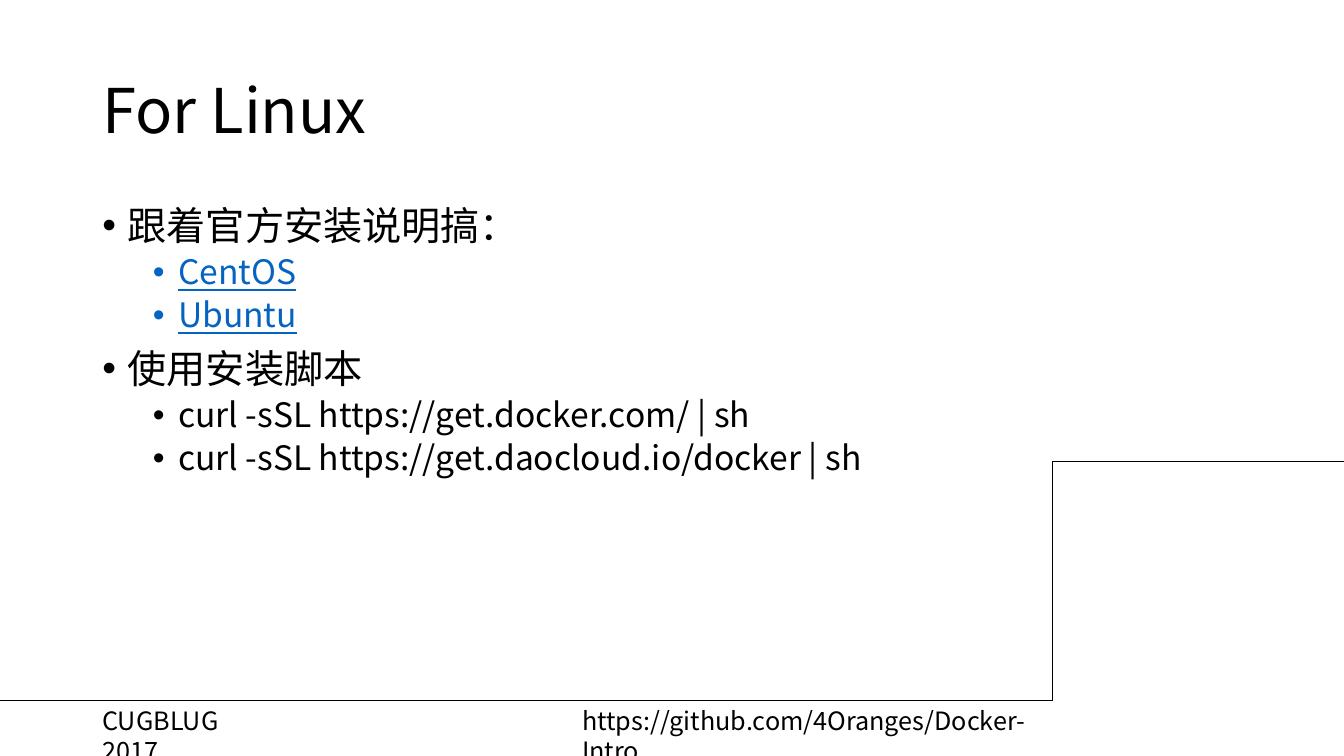
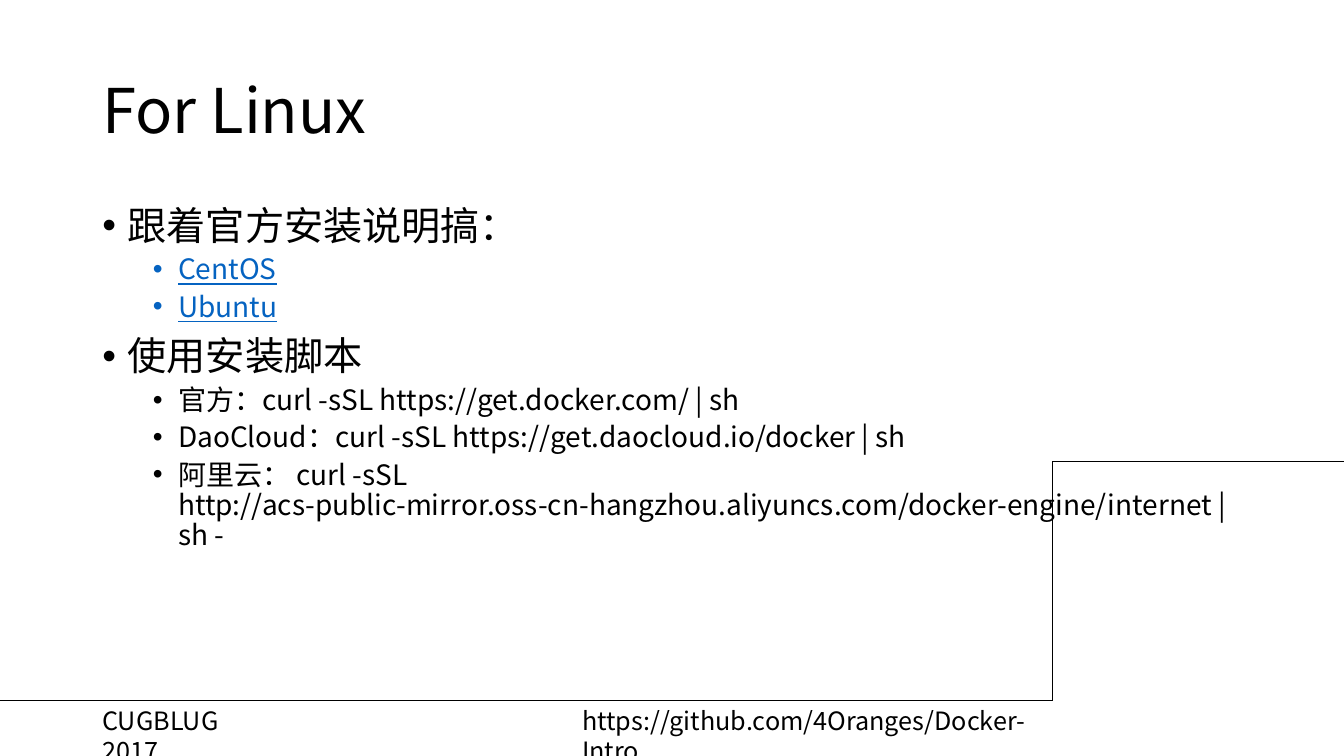
Before and after one commit to ZigZagT/Docker-Intro, a slide deck: slide 12 of Docker Intro.pptx. Drawn at 1344x756 pixels with LibreOffice and Linux fonts; fonts in the diff are those of the drawing; background and template pictures are left out. Boxes give left, top, right and bottom in pixels: in the first picture for what was removed or moved away, otherwise in the second. Text is boxed around its words. In the diff, an @@ line names an element or a change of style, - is before the commit and + after.

Commit message:
update slides

```diff
--- a/Docker Intro.pptx
+++ b/Docker Intro.pptx
@@ text at <box>178,258,277,322</box>: size 24 to 20 pt in "CentOS", "Ubuntu" @@
@@ text at <box>178,386,1212,546</box>: text changed; size 24 to 20 pt @@
-  • curl -sSL https://get.docker.com/ | sh
-  • curl -sSL https://get.daocloud.io/docker | sh
+  • 官方：curl -sSL https://get.docker.com/ | sh
+  • DaoCloud：curl -sSL https://get.daocloud.io/docker | sh
+  • 阿里云： curl -sSL http://acs-public-mirror.oss-cn-hangzhou.aliyuncs.com/docker-engine/internet | sh -
```
Also in this commit, not shown: 7 other slides changed, 7 slides added, 1 slide removed.
